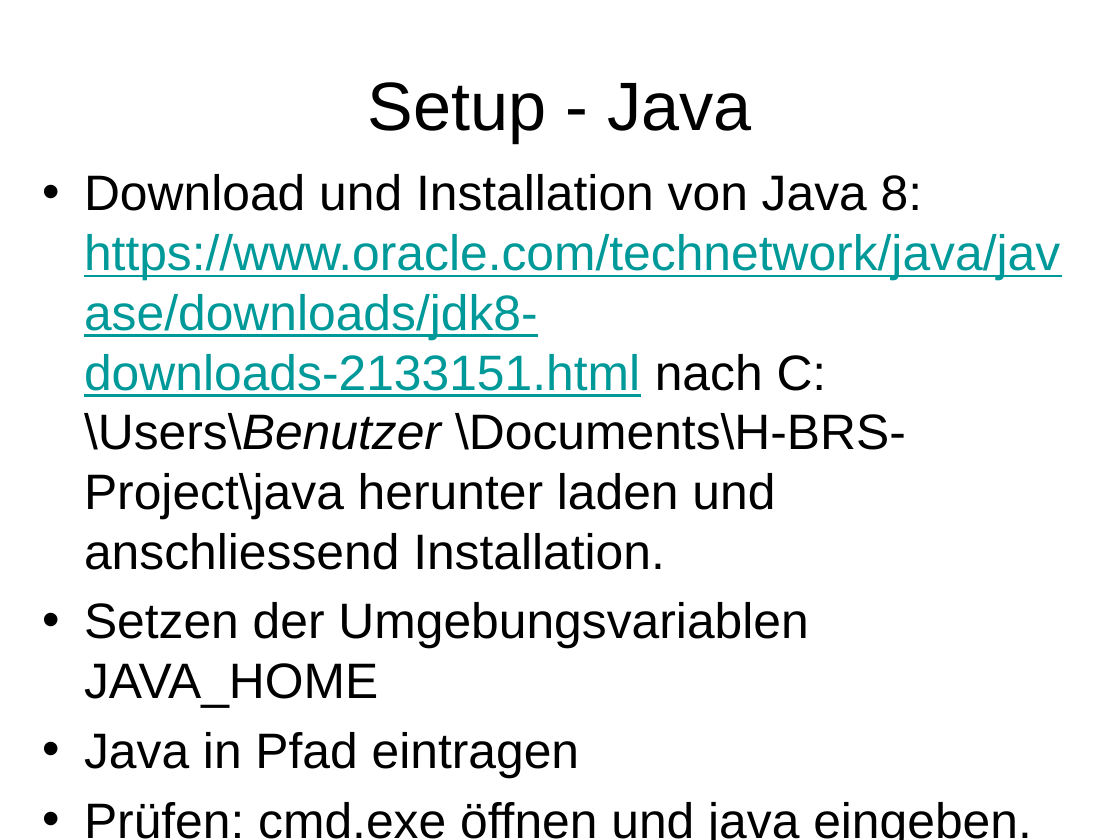
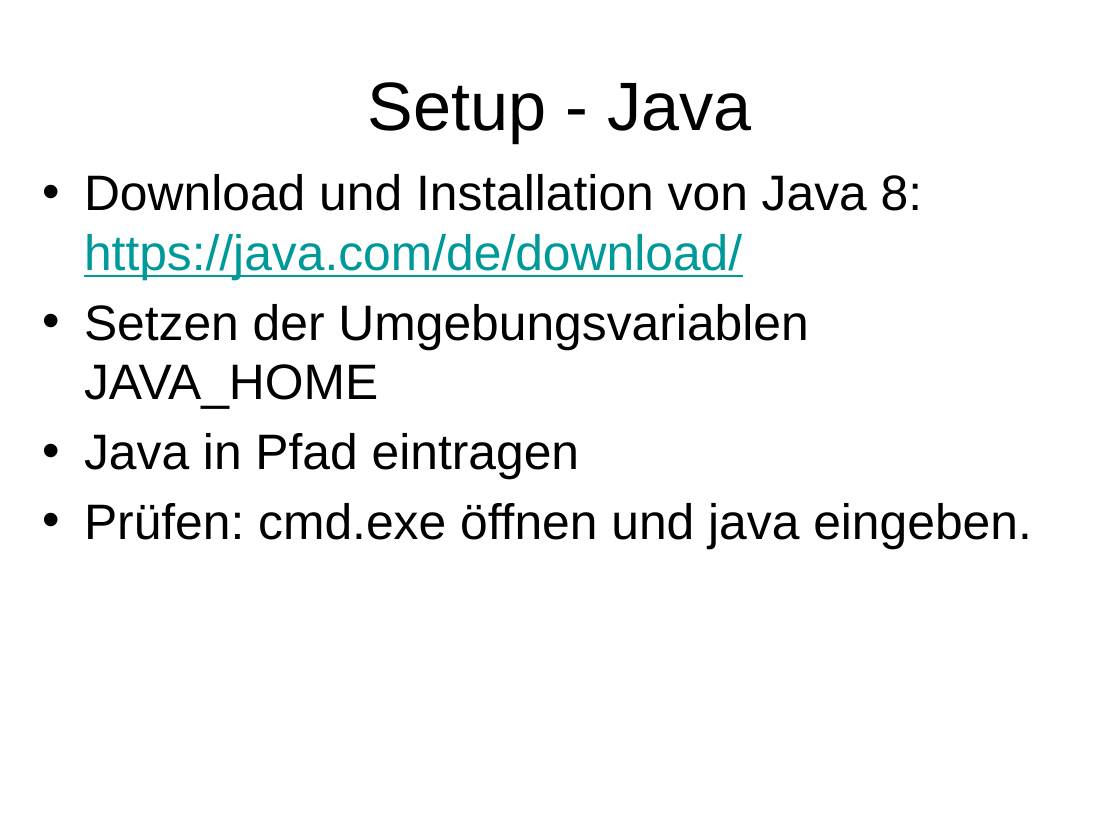
Before and after one commit to owronka/SubZeroMicroservices, a slide deck: slide 13 of doc/Resilient Microservices.pptx (slide 14 before the commit). Drawn at 1120x840 pixels with LibreOffice and Linux fonts; fonts in the diff are those of the drawing. Boxes give left, top, right and bottom in pixels: in the first picture for what was removed or moved away, otherwise in the second. Text is boxed around its words. In the diff, an @@ line names an element or a change of style, - is before the commit and + after.

```diff
--- a/doc/Resilient Microservices.pptx
+++ b/doc/Resilient Microservices.pptx
@@ text at bbox=[84, 174, 922, 280]: text changed @@
-• Download und Installation von Java 8:
-  https://www.oracle.com/technetwork/java/javase/downloads/jdk8-downloads-2133151.html nach C:\Users\Benutzer \Documents\H-BRS-Project\java herunter laden und anschliessend Installation.
+• Download und Installation von Java 8:
+  https://java.com/de/download/
```
Also in this commit, not shown: 6 other slides changed, 2 slides added, 1 slide removed, 50 other files.
